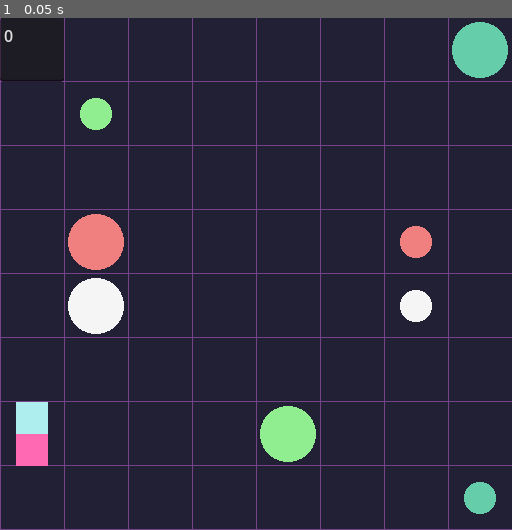
Above: before the commit, frame 1.
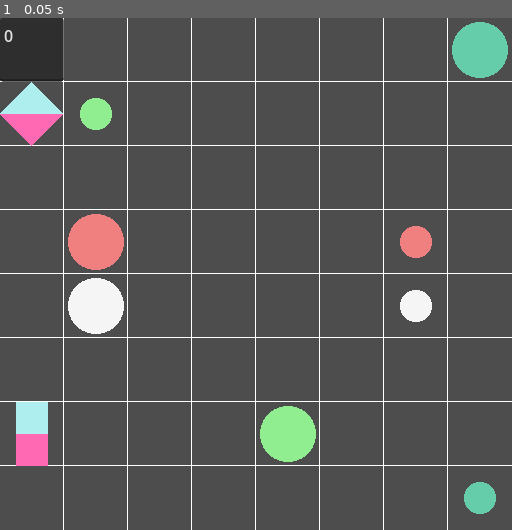
Above: after the commit, the same moment.

Repository: erraticandunplanned/Flow_Ltd
Game: Godot game, scene res://scenes/test_grid.tscn
Two runs of this game, one before a commit and one after it. Both use one fixed random seed, a clock stepped at 60 frames per second and the inputs below.
Inputs:
- Up to frame 1 (0.05 s): no input

The runs differ from the first frame. In frame 1, 93% of the frame differs, in the area x 0-100%, y 0-100%.

Commit message:
retexturing et al
adding DIV obstacles and trying to figure out how to handle obstacle collisions.

Diff:
--- /dev/null
+++ b/scenes/DEV_obstacle.tscn
@@ -0,0 +1,3 @@
+[gd_scene format=3 uid="uid://d1hj8xpscyeuv"]
+
+[node name="DevObstacle" type="Node2D"]
--- /dev/null
+++ b/scenes/gridtile.tscn
@@ -0,0 +1,23 @@
+[gd_scene load_steps=3 format=3 uid="uid://bc4lv5fchhxgc"]
+
+[ext_resource type="Script" path="res://scripts/gridtile.gd" id="1_p6vt2"]
+
+[sub_resource type="ArrayMesh" id="ArrayMesh_j3b7g"]
+_surfaces = [{
+"2d": true,
+"aabb": AABB(-32, -32, 0, 64, 64, 0),
+"attribute_data": PackedByteArray(112, 128, 144, 255, 112, 128, 144, 255, 112, 128, 144, 255, 112, 128, 144, 255),
+"format": 34393296905,
+"index_count": 6,
+"index_data": PackedByteArray(0, 0, 1, 0, 2, 0, 2, 0, 3, 0, 0, 0),
+"primitive": 3,
+"uv_scale": Vector4(0, 0, 0, 0),
+"vertex_count": 4,
+"vertex_data": PackedByteArray(0, 0, 0, 194, 0, 0, 0, 194, 0, 0, 0, 66, 0, 0, 0, 194, 0, 0, 0, 66, 0, 0, 0, 66, 0, 0, 0, 194, 0, 0, 0, 66)
+}]
+
+[node name="Gridtile" type="Node2D"]
+script = ExtResource("1_p6vt2")
+
+[node name="square" type="MeshInstance2D" parent="."]
+mesh = SubResource("ArrayMesh_j3b7g")
--- a/scripts/DIS_obstacle.gd
+++ b/scripts/DIS_obstacle.gd
@@ -56,14 +56,23 @@
 	## CHECK FOR VALID POSITION
 	var check_pos = global_position + ( facing * 64 )
 	var is_valid = true
+
+	## CANNOT GO OUTSIDE THE GRID
 	if check_pos.x > 512 or check_pos.x < 0 or check_pos.y > 512 or check_pos.y < 0: is_valid = false
+
+	## CANNOT MOVE INTO FLOW LINES
 	var flow_lines = get_parent().get_parent().flow_dict
 	for k in flow_lines.keys():
 		var array = flow_lines.get(k)
 		for i in array:
 			if check_pos == i: is_valid = false
 
-	## STOP AND ROTATE IF NOT VALID. MOVE IF SO
+	## CANNOT MOVE INTO OTHER OBSTACLES
+	for o in get_parent().get_children():
+		if o.global_position == global_position: continue
+		if o.global_position == check_pos: is_valid = false
+
+	## MOVE IF VALID. STOP AND ROTATE IF NOT.
 	if not is_valid:
 		check_pos = global_position
 		facing = facing * -1
--- a/scripts/DIV_obstacle.gd
+++ b/scripts/DIV_obstacle.gd
@@ -6,6 +6,8 @@
 ## the DIV obstacle is a pair of triangles
 
 @onready var mesh_node : MeshInstance2D = $shape
+
+var facing = Vector2.UP
 
 func _ready():
 	var meshdata = []
@@ -45,4 +47,28 @@
 	world.connect("clock_update", _on_clock_update)
 
 func _on_clock_update(t):
-	pass
+	## CHECK FOR VALID POSITION
+	var check_pos = global_position + ( facing * 64 )
+	var is_valid = true
+
+	## CANNOT GO OUTSIDE THE GRID
+	if check_pos.x > 512 or check_pos.x < 0 or check_pos.y > 512 or check_pos.y < 0: is_valid = false
+
+	## CANNOT MOVE INTO FLOW LINES
+	var flow_lines = get_parent().get_parent().flow_dict
+	for k in flow_lines.keys():
+		var array = flow_lines.get(k)
+		for i in array:
+			if check_pos == i: is_valid = false
+
+	## CANNOT MOVE INTO OTHER OBSTACLES
+	for o in get_parent().get_children():
+		if o.global_position == global_position: continue
+		if o.global_position == check_pos: is_valid = false
+
+	## MOVE IF VALID. STOP AND ROTATE IF NOT.
+	if not is_valid:
+		check_pos = global_position
+		facing = facing * -1
+		global_rotation += PI
+	global_position = check_pos
--- a/scripts/draw_canvas.gd
+++ b/scripts/draw_canvas.gd
@@ -1,6 +1,5 @@
 extends Node2D
 
-## BUG: LINES AND CIRCLES ARE CURRENTLY SHARED BY ALL NODES. UPDATE TO A DICTIONARY
 var lines = []
 var circles = []
 var flow_nodes = []
--- /dev/null
+++ b/scripts/gridtile.gd
@@ -0,0 +1,34 @@
+@tool
+extends Node2D
+
+@onready var mesh_node : MeshInstance2D = $square
+
+func _ready():
+	var meshdata = []
+	meshdata.resize(ArrayMesh.ARRAY_MAX)
+
+	meshdata[ArrayMesh.ARRAY_VERTEX] = PackedVector2Array(
+		[
+			Vector2(-32,-32),
+			Vector2(32,-32),
+			Vector2(32,32),
+			Vector2(-32,32),
+		]
+	)
+	meshdata[ArrayMesh.ARRAY_INDEX] = PackedInt32Array(
+		[
+			0,1,2,
+			2,3,0,
+		]
+	)
+	meshdata[ArrayMesh.ARRAY_COLOR] = PackedColorArray(
+		[
+			Color.SLATE_GRAY,
+			Color.SLATE_GRAY,
+			Color.SLATE_GRAY,
+			Color.SLATE_GRAY
+		]
+	)
+
+	mesh_node.mesh = ArrayMesh.new()
+	mesh_node.mesh.add_surface_from_arrays(Mesh.PRIMITIVE_TRIANGLES, meshdata)
--- a/scripts/test_grid.gd
+++ b/scripts/test_grid.gd
@@ -1,7 +1,6 @@
 extends Node2D
 
-@onready var gridtile = preload("res://textures/grid.png")
-@onready var gridtile_black = preload("res://textures/grid_blank.png")
+@onready var gridtile = preload("res://scenes/gridtile.tscn")
 @onready var gridcontainer = $grid_container
 @onready var flowcontainer = $flow_container
 @onready var obstaclecontainer = $obstacle_container
@@ -11,6 +10,8 @@
 @onready var cursor_clock = $cursor_clock
 
 @onready var DIS = preload("res://scenes/DIS_obstacle.tscn")
+@onready var DIV = preload("res://scenes/DIV_obstacle.tscn")
+@onready var DEV = preload("res://scenes/DEV_obstacle.tscn")
 
 const MAPSIZE = Vector2(512,512)
 
@@ -34,33 +35,35 @@
 	Color.LIGHT_GREEN: Vector2(96,96)
 }
 var obstacle_dict = {
-	0: [Vector2(32,416)]
+	0: [Vector2(32,416)],
+	1: [Vector2(32,96)],
+	2: []
 }
 
 func _ready():
 	## PLACE MAP TILES
 	for i in range(0,8):
 		for j in range(0,8):
-			var newtile = Sprite2D.new()
-
-			## "FLOWABLE" TILES PLACED AS GRID, NON-"FLOWABLE" TILES PLACED AS OBSTACLES
-			#if i > 0 and i < 7 and j > 2 and j < 5:
-			if true:
-				gridcontainer.add_child(newtile)
-				newtile.texture = gridtile
-			#else:
-			#	obstaclecontainer.add_child(newtile)
-			#	newtile.texture = gridtile_black
-
+			var newtile = gridtile.instantiate()
 			newtile.name = str(i) + "," + str(j)
 			newtile.global_position = Vector2(i * 64 + 32, j * 64 + 32)
 
 	## PLACE OBSTACLES
-	for i in obstacle_dict.keys():
-		for j in obstacle_dict.get(i):
-			var new_DIS = DIS.instantiate()
-			obstaclecontainer.add_child(new_DIS)
-			new_DIS.global_position = j
+	for i in obstacle_dict.get(0):
+		var new_DIS = DIS.instantiate()
+		obstaclecontainer.add_child(new_DIS)
+		new_DIS.global_position = i
+		new_DIS.name = "DIS"
+	for i in obstacle_dict.get(1):
+		var new_DIV = DIV.instantiate()
+		obstaclecontainer.add_child(new_DIV)
+		new_DIV.name = "DIV"
+		new_DIV.global_position = i
+	for i in obstacle_dict.get(2):
+		var new_DEV = DEV.instantiate()
+		obstaclecontainer.add_child(new_DEV)
+		new_DEV.name = "DEV"
+		new_DEV.global_position = i
 
 	## PLACE INITIAL "FLOW DOTS" ONTO GRID BASED ON "flow_dict" DICTIONARY
 	for f in flow_dict.keys():
@@ -151,5 +154,14 @@
 			if goal_dict.get(g) != last_pos: success = false
 		else: success = false
 
+	queue_redraw()
 	if success == true:
 		print("Win!")
+
+## DRAW GRID LINES
+func _draw():
+	var step = 0
+	for i in range(0,8):
+		draw_line(Vector2(0,step),Vector2(512,step),Color.WHITE,-1,false)
+		draw_line(Vector2(step,0),Vector2(step,512),Color.WHITE,-1,false)
+		step += 64
Binary file removed: textures/basic_dot.png
Not shown, removed: textures/basic_dot.png.import
Binary file removed: textures/grid.png
Not shown, removed: textures/grid.png.import
Binary file removed: textures/grid_blank.png
Not shown, removed: textures/grid_blank.png.import
